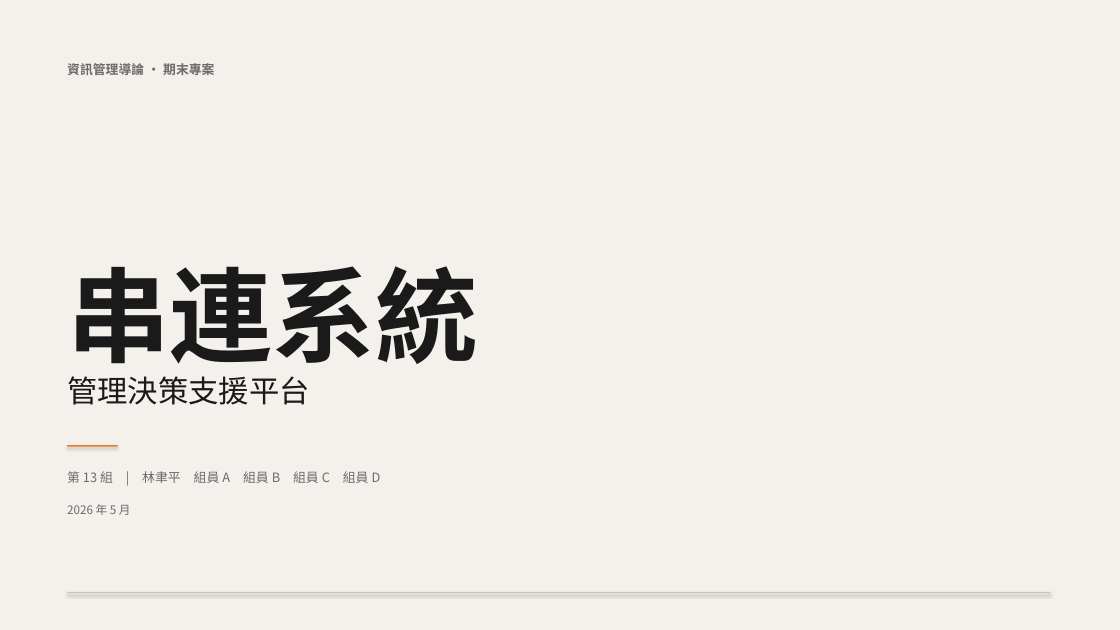
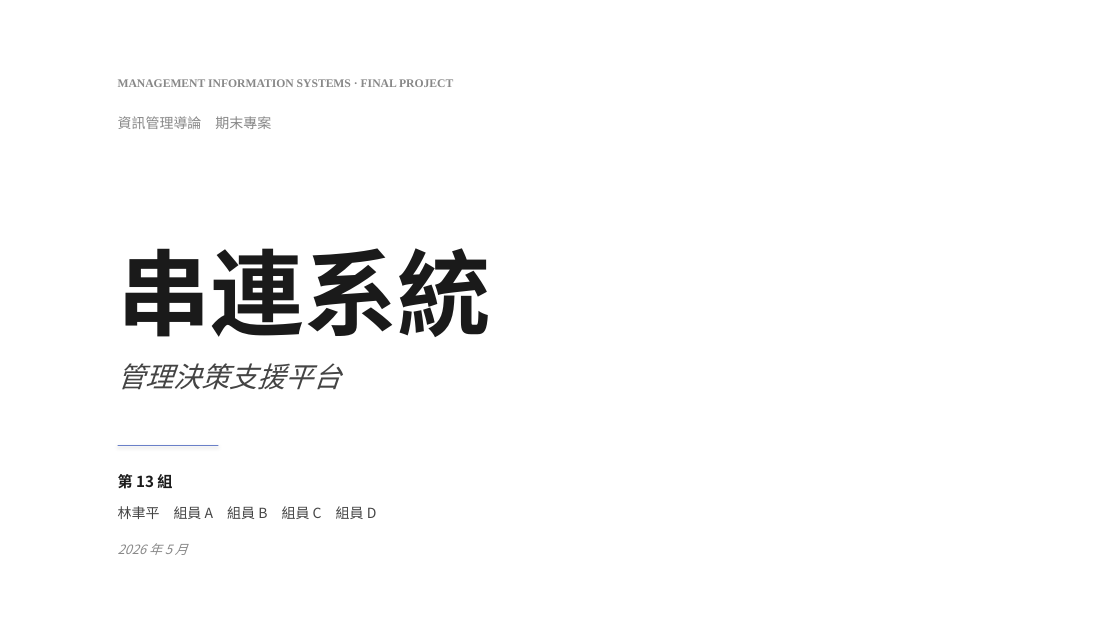
Before and after one commit to Peter2594/chuanlien-system-v2, a slide deck: slide 1 of docs/串連系統_簡報.pptx. Drawn at 1120x630 pixels with LibreOffice and Linux fonts; fonts in the diff are those of the drawing. Boxes give left, top, right and bottom in pixels: in the first picture for what was removed or moved away, otherwise in the second. Text is boxed around its words. In the diff, an @@ line names an element or a change of style, - is before the commit and + after.

```diff
--- a/docs/串連系統_簡報.pptx
+++ b/docs/串連系統_簡報.pptx
@@ rectangle at (0, 0, 1120, 630): fill #F4F1ED to #FFFFFF @@
@@ text added at (118, 79, 453, 87), 10 pt, text #888888, bold @@
+MANAGEMENT INFORMATION SYSTEMS · FINAL PROJECT
@@ text at (118, 116, 271, 129): text changed; size 11 to 12 pt; text colour #6B6B6B to #888888; bold off @@
-資訊管理導論 · 期末專案
+資訊管理導論 期末專案
@@ text "串連系統": place and size @@
-text "串連系統" at (67, 266, 478, 381)
+text "串連系統" at (118, 248, 491, 337)
@@ text "串連系統" at (118, 248, 491, 337): size 88 to 80 pt @@
@@ text "管理決策支援平台": place and size @@
-text "管理決策支援平台" at (67, 376, 310, 405)
+text "管理決策支援平台" at (118, 363, 342, 390)
@@ text "管理決策支援平台" at (118, 363, 342, 390): size 26 to 24 pt, text colour #1A1A1A to #444444, italic on @@
@@ rectangle: place and size @@
-rectangle at (67, 445, 118, 447)
+rectangle at (118, 445, 218, 446)
@@ rectangle at (118, 445, 218, 446): fill #E67E22 to #1E40AF @@
@@ text added at (118, 472, 172, 492), 13 pt, text #1A1A1A, bold @@
+第 13 組
@@ text at (118, 506, 377, 519): text changed; size 11 to 12 pt; text colour #6B6B6B to #444444 @@
-第 13 組 | 林聿平 組員 A 組員 B 組員 C 組員 D
+林聿平 組員 A 組員 B 組員 C 組員 D
@@ text "2026 年 5 月": place and size @@
-text "2026 年 5 月" at (67, 504, 131, 515)
+text "2026 年 5 月" at (118, 543, 188, 555)
@@ text "2026 年 5 月" at (118, 543, 188, 555): size 10 to 11 pt, text colour #6B6B6B to #888888, italic on; line spacing 1.2 to 1.55 @@
@@ rectangle removed at (67, 592, 1050, 593) @@
```
Also in this commit, not shown: 9 other slides changed, 6 slides added, 6 slides removed, 1 other file.
